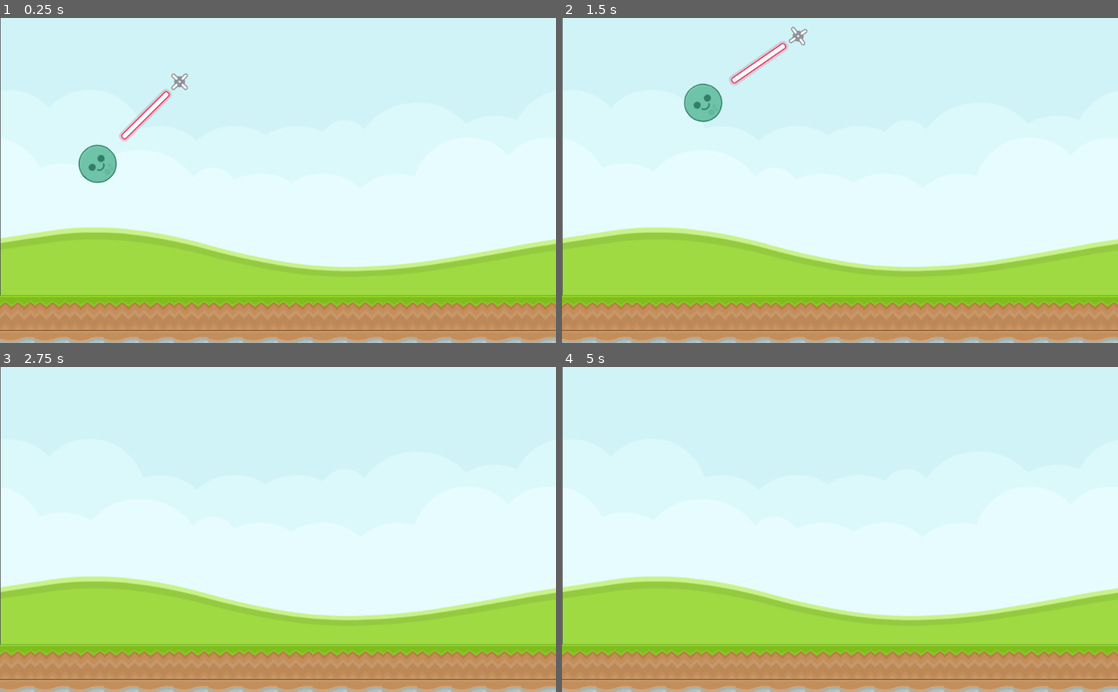
Above: before the commit, frames 1-4 (two rows, left to right).
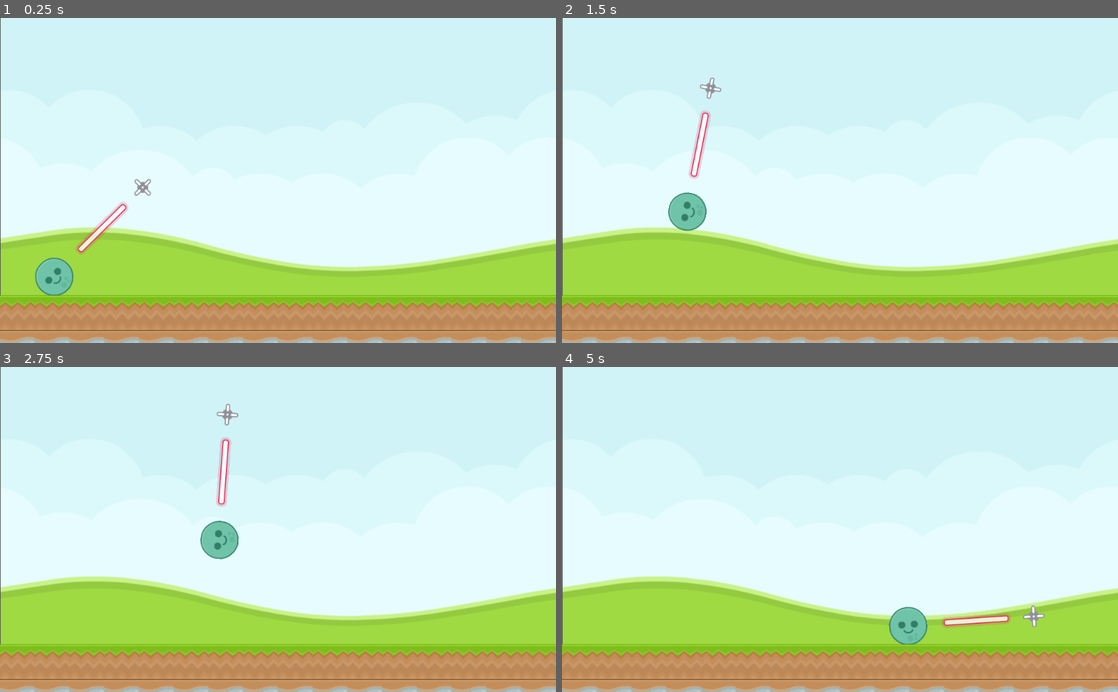
Above: after the commit, the same moments.

Repository: cpvanlue/P1-cpvanlue
Game: Godot game, scene res://src/Level.tscn
The game is run twice, just before and just after one commit, with the same random seed, the same clock (stepped at 60 frames per second) and the same inputs. This scene is started directly instead of the project's main scene.
Inputs:
- Up to frame 1 (0.25 s): no input
- Up to frame 2 (1.5 s): hold Up (ui_up) 0.53-1.28 s; tap Space (launch) at 0.6, 1.35 s; hold Down (ui_down) from 1.28 s (still down)
- Up to frame 3 (2.75 s): release Down (ui_down) at 2.03 s; hold Up (ui_up) from 2.03 s (still down); tap Space (launch) at 2.1 s
- Up to frame 4 (5 s): tap Space (launch) at 2.85, 3.6, 4.35 s; release Up (ui_up) at 3.53 s; hold Down (ui_down) from 3.53 s (still down)

The runs differ from the first frame. In frame 1, 2.2% of the frame differs, in the area x 6-34%, y 17-86%; in frame 2, 2.1%; in frame 3, 1.2%; in frame 4, 1.2%.

Commit message:
Allow Ball to launch only once before restricting adjustment

Diff:
--- a/project/src/Ball.gd
+++ b/project/src/Ball.gd
@@ -2,14 +2,17 @@
 
 var angle = -45
 var impulse = Vector2.RIGHT.rotated(deg2rad(angle)) * 250
+var launchValue = 0
 
 func _process(delta):
 	angle = clamp(angle, -90, 0)
 	self.rotation_degrees = angle
 	if Input.is_action_pressed("ui_up"):
-		angle -= 5
+		angle -= 1
 	if Input.is_action_pressed("ui_down"):
-		angle += 5
+		angle += 1
 	if Input.is_action_just_pressed("launch"):
-		impulse = Vector2.RIGHT.rotated(deg2rad(angle)) * 250
-		apply_impulse(Vector2.ZERO, impulse)
+		if launchValue == 0:
+			impulse = Vector2.RIGHT.rotated(deg2rad(angle)) * 250
+			apply_impulse(Vector2.ZERO, impulse)
+			launchValue = 1
--- a/project/src/Ball.tscn
+++ b/project/src/Ball.tscn
@@ -28,5 +28,5 @@
 texture = ExtResource( 3 )
 
 [node name="particle_3" type="Sprite" parent="."]
-position = Vector2( 213.817, -0.616791 )
+position = Vector2( 231.817, -1.61679 )
 texture = ExtResource( 4 )
--- a/project/src/Level.tscn
+++ b/project/src/Level.tscn
@@ -87,7 +87,7 @@
 texture = ExtResource( 5 )
 
 [node name="Ball" parent="." instance=ExtResource( 1 )]
-position = Vector2( 179.908, 266.457 )
+position = Vector2( 100, 475 )
 
 [node name="TileMap" type="TileMap" parent="."]
 tile_set = SubResource( 2 )
